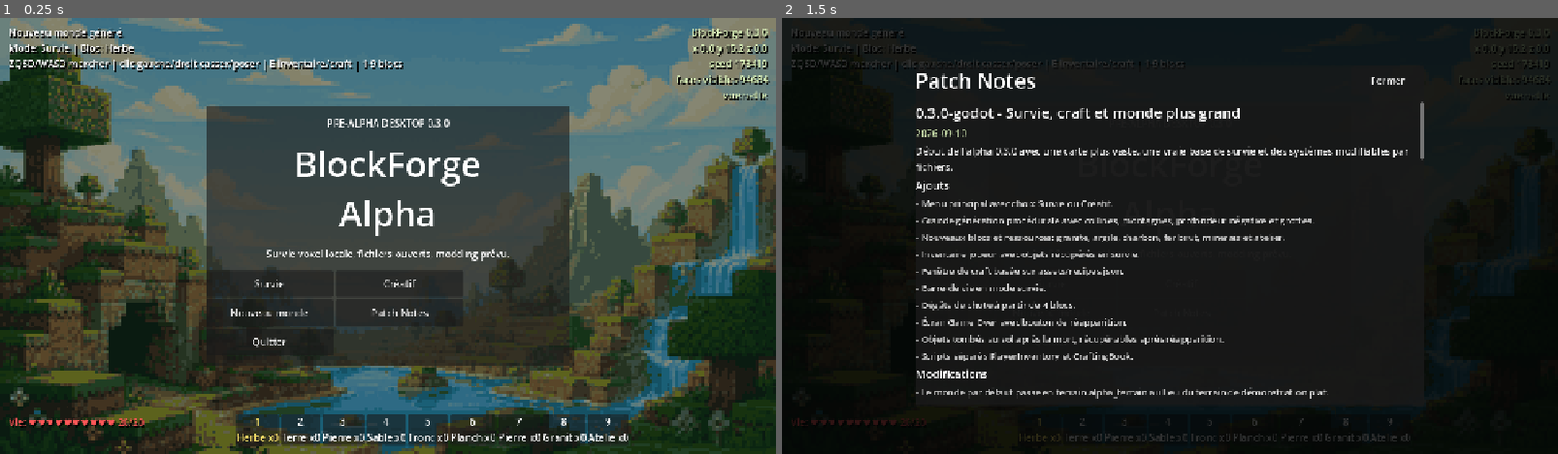
Above: before the commit, frames 1-2 (left to right).
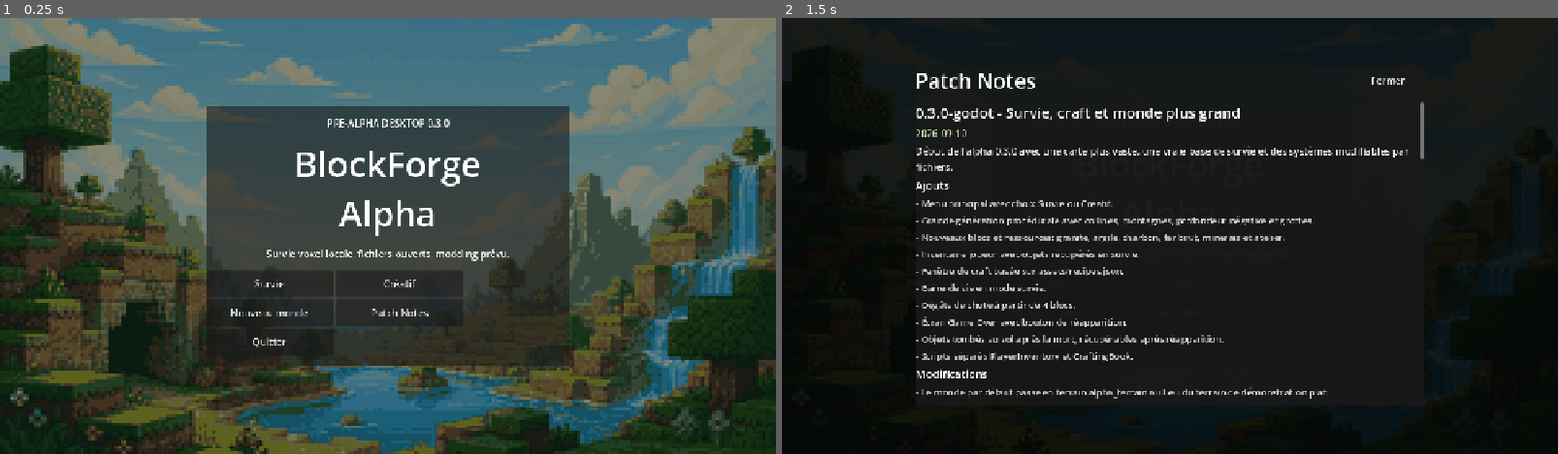
Above: after the commit, the same moments.

Repository: contactstreamalliance-star/BlockForge_project-off
Game: Godot game, scene res://scenes/main.tscn
Same seed, same stepped clock (60 frames per second), same inputs: the game is played once before the commit and once after it.
Inputs:
- Up to frame 1 (0.25 s): no input
- Up to frame 2 (1.5 s): click "Patch Notes" at 0.5 s; click "Survie" at 1.25 s

The runs differ from the first frame. In frame 1, 4.4% of the frame differs, in the area x 1-100%, y 2-99%; in frame 2, 0.6%.

Commit message:
Hide HUD on menu overlays

Diff:
--- a/scripts/main.gd
+++ b/scripts/main.gd
@@ -79,6 +79,9 @@
 var message := "Clique sur Jouer pour commencer."
 var step_timer := 0.0
 var hud_timer := 0.0
+var last_status_text := ""
+var last_health_text := ""
+var last_debug_text := ""
 
 
 func _ready() -> void:
@@ -381,6 +384,7 @@
 	_setup_inventory_ui()
 	_setup_game_over_ui()
 	_setup_patch_notes_ui()
+	_sync_hud_visibility()
 
 
 func _add_crosshair_line(pos: Vector2, size: Vector2) -> void:
@@ -492,8 +496,11 @@
 		return
 	inventory_layer.visible = not inventory_layer.visible
 	Input.set_mouse_mode(Input.MOUSE_MODE_VISIBLE if inventory_layer.visible else Input.MOUSE_MODE_CAPTURED)
+	_sync_hud_visibility()
 	if inventory_layer.visible:
 		_refresh_inventory_ui()
+	else:
+		_update_hud()
 
 
 func _refresh_inventory_ui() -> void:
@@ -988,8 +995,8 @@
 	_drop_inventory_on_death()
 	player_inventory.clear()
 	_refresh_inventory_ui()
+	game_over_layer.visible = true
 	_update_hud()
-	game_over_layer.visible = true
 	Input.set_mouse_mode(Input.MOUSE_MODE_VISIBLE)
 
 
@@ -1192,6 +1199,7 @@
 	title_layer.visible = false
 	game_over_layer.visible = false
 	inventory_layer.visible = false
+	_sync_hud_visibility()
 	Input.set_mouse_mode(Input.MOUSE_MODE_CAPTURED)
 	_play_sfx("menu")
 	audio_library.play_music()
@@ -1204,12 +1212,14 @@
 	game_active = false
 	title_layer.visible = true
 	inventory_layer.visible = false
+	_sync_hud_visibility()
 	Input.set_mouse_mode(Input.MOUSE_MODE_VISIBLE)
 	message = "Pause."
 
 
 func _show_patch_notes() -> void:
 	patch_notes_controller.open_panel()
+	_sync_hud_visibility()
 	Input.set_mouse_mode(Input.MOUSE_MODE_VISIBLE)
 	_play_sfx("menu")
 
@@ -1217,9 +1227,11 @@
 func _hide_patch_notes() -> void:
 	_play_sfx("menu")
 	patch_notes_controller.close_panel()
+	_sync_hud_visibility()
 
 
 func _on_patch_notes_closed() -> void:
+	_sync_hud_visibility()
 	if game_active:
 		Input.set_mouse_mode(Input.MOUSE_MODE_CAPTURED)
 
@@ -1316,17 +1328,47 @@
 
 
 func _update_hud() -> void:
+	_sync_hud_visibility()
+	if not hud_layer.visible:
+		return
 	var block_name := "?"
 	if selected_slot < hotbar.size():
 		block_name = String(blocks.get(String(hotbar[selected_slot]), {}).get("name", hotbar[selected_slot]))
-	status_label.text = "%s\nMode: %s | Bloc: %s\nZQSD/WASD marcher | clic gauche/droit casser/poser | E inventaire/craft | 1-9 blocs" % [
+	var status_text := "%s\nMode: %s | Bloc: %s\nZQSD/WASD marcher | clic gauche/droit casser/poser | E inventaire/craft | 1-9 blocs" % [
 		message,
 		"Survie" if game_mode == MODE_SURVIVAL else "Créatif",
 		block_name
 	]
+	if status_text != last_status_text:
+		status_label.text = status_text
+		last_status_text = status_text
+
 	health_label.visible = game_mode == MODE_SURVIVAL
-	health_label.text = "Vie: %s" % _health_bar_text()
-	debug_label.text = "BlockForge %s\nx %.1f y %.1f z %.1f\nseed %d\nfaces visibles %d\n%s" % [VERSION_LABEL, camera.position.x, camera.position.y, camera.position.z, world_seed, block_count, "brume douce" if retro_fog else "vue nette"]
+	if health_label.visible:
+		var health_text := "Vie: %s" % _health_bar_text()
+		if health_text != last_health_text:
+			health_label.text = health_text
+			last_health_text = health_text
+
+	var debug_text := "BlockForge %s\nx %.1f y %.1f z %.1f\nseed %d\nfaces visibles %d\n%s" % [VERSION_LABEL, camera.position.x, camera.position.y, camera.position.z, world_seed, block_count, "brume douce" if retro_fog else "vue nette"]
+	if debug_text != last_debug_text:
+		debug_label.text = debug_text
+		last_debug_text = debug_text
+
+
+func _sync_hud_visibility() -> void:
+	if hud_layer == null:
+		return
+	var overlays_open := false
+	overlays_open = overlays_open or (title_layer != null and title_layer.visible)
+	overlays_open = overlays_open or (inventory_layer != null and inventory_layer.visible)
+	overlays_open = overlays_open or (game_over_layer != null and game_over_layer.visible)
+	overlays_open = overlays_open or (patch_notes_controller != null and patch_notes_controller.is_open())
+	var should_show := game_active and not overlays_open
+	if hud_layer.visible != should_show:
+		hud_layer.visible = should_show
+	if not should_show and selected_outline != null:
+		selected_outline.visible = false
 
 
 func _health_bar_text() -> String:
